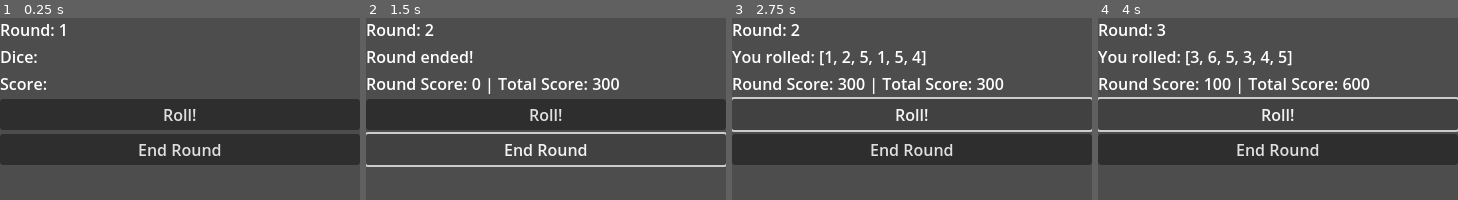
Above: before the commit, frames 1-4 (left to right).
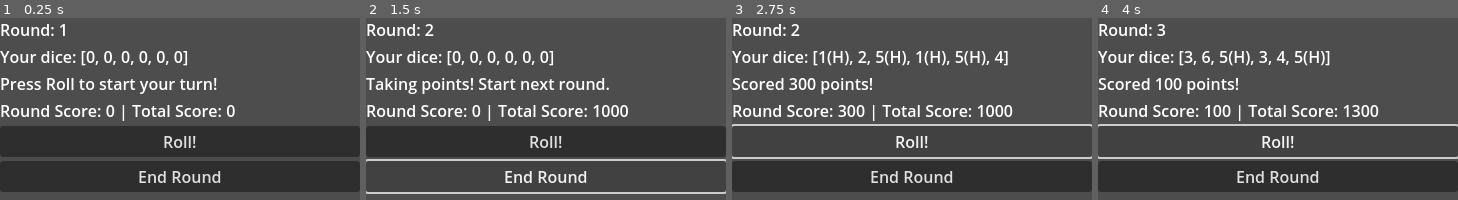
Above: after the commit, the same moments.

Repository: mdcoxe/mobile_farkle
Game: Godot game, scene res://Main.tscn
Two runs of this game, one before a commit and one after it. Both use one fixed random seed, a clock stepped at 60 frames per second and the inputs below. Before the commit the project starts from res://control.tscn.
Inputs:
- Up to frame 1 (0.25 s): no input
- Up to frame 2 (1.5 s): click "Roll!" at 0.5 s; click "End Round" at 1.25 s
- Up to frame 3 (2.75 s): click "Roll!" at 2 s
- Up to frame 4 (4 s): click "End Round" at 2.75 s; click "Roll!" at 3.5 s

The runs differ from the first frame. In frame 1, 38% of the frame differs, in the area x 0-100%, y 18-96%; in frame 2, 26%; in frame 3, 29%; in frame 4, 28%.

Commit message:
added in remaining logic for scoring and managing the dice rolls

Diff:
--- /dev/null
+++ b/Main.tscn
@@ -0,0 +1,57 @@
+[gd_scene load_steps=3 format=3 uid="uid://bnfqd0l5j6hjy"]
+
+[ext_resource type="Script" path="res://Scripts/game_manager.gd" id="1_nvnyk"]
+[ext_resource type="Script" path="res://Scripts/scoring_manager.gd" id="2_uvnr1"]
+
+[node name="Main" type="Control"]
+layout_mode = 3
+anchors_preset = 15
+anchor_right = 1.0
+anchor_bottom = 1.0
+grow_horizontal = 2
+grow_vertical = 2
+
+[node name="VBoxContainer" type="VBoxContainer" parent="."]
+layout_mode = 1
+anchors_preset = 15
+anchor_right = 1.0
+anchor_bottom = 1.0
+grow_horizontal = 2
+grow_vertical = 2
+
+[node name="RoundLabel" type="Label" parent="VBoxContainer"]
+layout_mode = 2
+text = "Round: 1"
+
+[node name="DiceLabel" type="Label" parent="VBoxContainer"]
+layout_mode = 2
+text = "Dice:
+"
+
+[node name="StatusLabel" type="Label" parent="VBoxContainer"]
+layout_mode = 2
+text = "Status:"
+
+[node name="ScoreLabel" type="Label" parent="VBoxContainer"]
+layout_mode = 2
+text = "Score:"
+
+[node name="RollButton" type="Button" parent="VBoxContainer"]
+layout_mode = 2
+text = "Roll!"
+
+[node name="EndRollButton" type="Button" parent="VBoxContainer"]
+layout_mode = 2
+text = "End Round
+"
+
+[node name="Managers" type="Node" parent="."]
+
+[node name="GameManager" type="Node" parent="Managers"]
+script = ExtResource("1_nvnyk")
+
+[node name="ScoringManager" type="Node" parent="Managers"]
+script = ExtResource("2_uvnr1")
+
+[connection signal="pressed" from="VBoxContainer/RollButton" to="Managers/GameManager" method="_on_roll_button_pressed"]
+[connection signal="pressed" from="VBoxContainer/EndRollButton" to="Managers/GameManager" method="_on_end_button_pressed"]
--- a/Scripts/game_manager.gd
+++ b/Scripts/game_manager.gd
@@ -1,39 +1,127 @@
 extends Node
 
-@onready var roll_button: Button = $"../VBoxContainer/RollButton"
-@onready var end_roll_button: Button = $"../VBoxContainer/EndRollButton"
-@onready var dice_label: Label = $"../VBoxContainer/DiceLabel"
-@onready var score_label: Label = $"../VBoxContainer/ScoreLabel"
-@onready var round_label: Label = $"../VBoxContainer/RoundLabel"
+@onready var roll_button: Button = $"../../VBoxContainer/RollButton"
+@onready var end_roll_button: Button = $"../../VBoxContainer/EndRollButton"
+@onready var dice_label: Label = $"../../VBoxContainer/DiceLabel"
+@onready var score_label: Label = $"../../VBoxContainer/ScoreLabel"
+@onready var round_label: Label = $"../../VBoxContainer/RoundLabel"
+@onready var status_label: Label = $"../../VBoxContainer/StatusLabel"
+@onready var scoring_manager: Node = $"../ScoringManager"
 
 var current_round_score = 0
 var total_score = 0
 var round = 1
+var farkled = false
+
+# Represents all 6 dice. Each element will be a dictionary:
+# { "value": int, "is_held": bool }
+var all_dice: Array = []
 
 func _ready():
-	pass
+	for i in range(6):
+		all_dice.append({"value": 0, "is_held": false})
+	status_label.text = "Press Roll to start your turn!"
+
+	_reset_round()
+	_update_display()
+
+func _reset_round():
+	current_round_score = 0
+	farkled = false
+	for die_data in all_dice:
+		die_data.value = 0
+		die_data.is_held = false
+
+	round_label.text = "Round: " + str(round)
+	score_label.text = "Round Score: 0 | Total Score: %s" % total_score
+	roll_button.disabled = false
+	end_roll_button.disabled = false
+
+func _update_display():
+	var dice_display_text = "Your dice: ["
+	var first = true
+	for die_data in all_dice:
+		if not first:
+			dice_display_text += ", "
+		dice_display_text += str(die_data.value)
+		if die_data.is_held:
+			dice_display_text += "(H)"
+		first = false
+	dice_display_text += "]"
+	dice_label.text = dice_display_text
+
+	score_label.text = "Round Score: %s | Total Score: %s" % [current_round_score, total_score]
 
 func _on_roll_button_pressed():
-	var dice = []
-	for i in range(6):
-		dice.append(randi_range(1,6))
-	dice_label.text = "You rolled: " + str(dice)
+	status_label.text = "Rolling!!"
 
-#	Temp scoring
-	var roll_score = 0
-	for d in dice:
-		if d ==1:
-			roll_score += 100
-		elif d ==5:
-			roll_score += 50
+	var dice_to_score_this_roll: Array = []
+
+	var all_dice_are_held = true
+	for die_data in all_dice:
+		if not die_data.is_held:
+			all_dice_are_held = false
+			break
+
+	if all_dice_are_held:
+		status_label.text = "Hot Dice! Rolling all 6 again!"
+		for die_data in all_dice:
+			die_data.is_held = false
+
+	for die_data in all_dice:
+		if not die_data.is_held:
+			die_data.value = randi_range(1, 6)
+		dice_to_score_this_roll.append(die_data.value)
+
+	_update_display()
+
+
+	var unheld_dice_values: Array = []
+	for die_data in all_dice:
+		if not die_data.is_held:
+			unheld_dice_values.append(die_data.value)
+
+	var result = scoring_manager.calculate_score(unheld_dice_values)
+	var roll_score = result["score"]
+	var used_dice_from_unheld = result["used_dice"]
+
+	if roll_score == 0:
+		farkled = true
+		status_label.text = "Farkle! No score this round."
+		current_round_score = 0
+		_on_end_button_pressed()
+		return
+
 	current_round_score += roll_score
 
-	score_label.text = "Round Score: %s | Total Score: %s" % [current_round_score, total_score]
+	var temp_used_dice = used_dice_from_unheld.duplicate()
+	for die_data in all_dice:
+		if not die_data.is_held:
+			if temp_used_dice.has(die_data.value):
+				die_data.is_held = true
+				var index_to_remove = temp_used_dice.find(die_data.value)
+				if index_to_remove != -1:
+					temp_used_dice.remove_at(index_to_remove)
+
+	_update_display()
+	status_label.text = "Scored " + str(roll_score) + " points!"
 
 func _on_end_button_pressed():
 	total_score += current_round_score
 	round += 1
-	current_round_score = 0
-	dice_label.text = "Round ended!"
-	round_label.text = "Round: "+ str(round)
-	score_label.text = "Round Score: 0 | Total Score: %s" % total_score
+
+
+	if WinManager.check_win(total_score):
+		status_label.text = "Congrats! You won!!"
+		score_label.text = "Final Score: %s" % total_score
+		roll_button.disabled = true
+		end_roll_button.disabled = true
+		return
+
+	if farkled:
+		status_label.text = "Farkled! Your round score was lost."
+	else:
+		status_label.text = "Taking points! Start next round."
+
+	_reset_round()
+	_update_display()
--- /dev/null
+++ b/Scripts/scoring_manager.gd
@@ -0,0 +1,175 @@
+extends Node
+
+var scoring_values = {
+	"six_of_a_kind": 3000,
+	"five_of_a_kind": 2000,
+	"four_of_a_kind": 1000,
+	"three_pairs": 1500,
+	"six_dice_straight": 1500,
+	"four_and_a_pair": 1500,
+	"two_triples": 2500,
+	"three_of_a_kind_1": 1000,
+	"three_of_a_kind": 100,
+	"single_1": 100,
+	"single_5": 50,
+}
+
+func calculate_score(dice:Array)-> Dictionary:
+	var counts: Dictionary = {}
+	for d in dice:
+		counts[d] = counts.get(d,0) +1
+	var total_score =0
+	var used_dice: Array = []
+	#
+	total_score += _six_of_a_kind(counts, used_dice)
+	total_score += _six_dice_straight(counts, used_dice)
+	total_score += _five_of_a_kind(counts, used_dice)
+	total_score += _four_and_a_pair(counts, used_dice)
+	total_score += _four_of_a_kind(counts, used_dice)
+	total_score += _two_triples(counts, used_dice)
+	total_score += _three_pairs(counts, used_dice)
+	total_score += _three_of_a_kind(counts, used_dice)
+	total_score += _individual_ones_and_fives(counts, used_dice)
+
+	return {
+		"score": total_score,
+		"used_dice": used_dice,
+	}
+
+# === RULES ===
+
+func _three_pairs(counts: Dictionary, used_dice: Array) -> int:
+	var score = 0
+	var pairs: Array = []
+	for num in counts.keys():
+		if counts[num] == 2:
+			pairs.append(num)
+	if pairs.size() == 3:
+		score = scoring_values["three_pairs"]
+		for num in pairs:
+			for i in range(2):
+				used_dice.append(num)
+			counts[num] -= 2
+			if counts[num] == 0:
+				counts.erase(num)
+	return score
+
+func _two_triples(counts: Dictionary, used_dice: Array) -> int:
+	var score = 0
+	var triples: Array = []
+	for num in counts.keys():
+		if counts[num] == 3:
+			triples.append(num)
+	if triples.size() == 2:
+		score = scoring_values["two_triples"]
+		for num in triples:
+			for i in range(3):
+				used_dice.append(num)
+			counts[num] -= 3
+			if counts[num] == 0:
+				counts.erase(num)
+	return score
+
+func _six_dice_straight(counts: Dictionary, used_dice: Array) -> int:
+	var score = 0
+	var straight = true
+	for num in range(1, 7):
+		if not counts.has(num) or counts[num] < 1:
+			straight = false
+			break
+	if straight:
+		score = scoring_values["six_dice_straight"]
+		for num in range(1,7):
+			used_dice.append(num)
+			counts[num] -= 1
+			if counts[num] == 0:
+				counts.erase(num)
+	return score
+
+func _three_of_a_kind(counts: Dictionary, used_dice: Array) -> int:
+	var score = 0
+	for num in counts.keys():
+		if counts[num] >= 3:
+			if num == 1:
+				score += scoring_values["three_of_a_kind_1"]
+			else:
+				score += num * scoring_values["three_of_a_kind"]
+			for i in range(3):
+				used_dice.append(num)
+			counts[num] -= 3
+			if counts[num] == 0:
+				counts.erase(num)
+	return score
+
+func _four_of_a_kind(counts: Dictionary, used_dice: Array) -> int:
+	var score = 0
+	for num in counts.keys():
+		if counts[num] >= 4:
+			score = scoring_values["four_of_a_kind"]
+			for i in range(4):
+				used_dice.append(num)
+			counts[num] -= 4
+			if counts[num] == 0:
+				counts.erase(num)
+	return score
+
+func _five_of_a_kind(counts: Dictionary, used_dice: Array) -> int:
+	var score = 0
+	for num in counts.keys():
+		if counts[num] >= 5:
+			score = scoring_values["five_of_a_kind"]
+			for i in range(5):
+				used_dice.append(num)
+			counts[num] -= 5
+			if counts[num] == 0:
+				counts.erase(num)
+	return score
+
+func _six_of_a_kind(counts: Dictionary, used_dice: Array) -> int:
+	var score = 0
+	for num in counts.keys():
+		if counts[num] == 6:
+			score = scoring_values["six_of_a_kind"]
+			for i in range(6):
+				used_dice.append(num)
+			counts[num] -= 6
+			if counts[num] == 0:
+				counts.erase(num)
+	return score
+
+func _four_and_a_pair(counts: Dictionary, used_dice: Array) -> int:
+	var score = 0
+	var four_of_a_kind: Array = []
+	var pair: Array = []
+	for num in counts.keys():
+		if counts[num] == 4:
+			four_of_a_kind.append(num)
+		elif counts[num] == 2:
+			pair.append(num)
+	if four_of_a_kind.size() > 0 and pair.size() > 0:
+		score = scoring_values["four_and_a_pair"]
+		for i in range(4):
+			used_dice.append(four_of_a_kind[0])
+		counts[four_of_a_kind[0]] -= 4
+		if counts[four_of_a_kind[0]] == 0:
+			counts.erase(four_of_a_kind[0])
+
+		for i in range(2):
+			used_dice.append(pair[0])
+		counts[pair[0]] -= 2
+		if counts[pair[0]] == 0:
+			counts.erase(pair[0])
+	return score
+
+func _individual_ones_and_fives(counts: Dictionary, used_dice: Array) -> int:
+	var score = 0
+	for num in [1, 5]:
+		if counts.has(num):
+			if num == 1:
+				score += counts[num] * scoring_values["single_1"]
+			else:
+				score += counts[num] * scoring_values["single_5"]
+			for i in range(counts[num]):
+				used_dice.append(num)
+			counts.erase(num)
+	return score
--- /dev/null
+++ b/Scripts/win_manager.gd
@@ -0,0 +1,6 @@
+extends Node
+
+var winning_score = 10000
+
+func check_win(total_score: int) -> bool:
+	return total_score >= winning_score
--- a/control.tscn
+++ /dev/null
@@ -1,47 +0,0 @@
-[gd_scene load_steps=2 format=3 uid="uid://bnfqd0l5j6hjy"]
-
-[ext_resource type="Script" path="res://Scripts/game_manager.gd" id="1_j1osr"]
-
-[node name="Control" type="Control"]
-layout_mode = 3
-anchors_preset = 15
-anchor_right = 1.0
-anchor_bottom = 1.0
-grow_horizontal = 2
-grow_vertical = 2
-
-[node name="GameManager" type="Node" parent="."]
-script = ExtResource("1_j1osr")
-
-[node name="VBoxContainer" type="VBoxContainer" parent="."]
-layout_mode = 1
-anchors_preset = 15
-anchor_right = 1.0
-anchor_bottom = 1.0
-grow_horizontal = 2
-grow_vertical = 2
-
-[node name="RoundLabel" type="Label" parent="VBoxContainer"]
-layout_mode = 2
-text = "Round: 1"
-
-[node name="DiceLabel" type="Label" parent="VBoxContainer"]
-layout_mode = 2
-text = "Dice:
-"
-
-[node name="ScoreLabel" type="Label" parent="VBoxContainer"]
-layout_mode = 2
-text = "Score:"
-
-[node name="RollButton" type="Button" parent="VBoxContainer"]
-layout_mode = 2
-text = "Roll!"
-
-[node name="EndRollButton" type="Button" parent="VBoxContainer"]
-layout_mode = 2
-text = "End Round
-"
-
-[connection signal="pressed" from="VBoxContainer/RollButton" to="GameManager" method="_on_roll_button_pressed"]
-[connection signal="pressed" from="VBoxContainer/EndRollButton" to="GameManager" method="_on_end_button_pressed"]
--- a/project.godot
+++ b/project.godot
@@ -11,9 +11,13 @@
 [application]
 
 config/name="mobile_farkle"
-run/main_scene="res://control.tscn"
+run/main_scene="res://Main.tscn"
 config/features=PackedStringArray("4.3", "Mobile")
 config/icon="res://icon.svg"
+
+[autoload]
+
+WinManager="*res://Scripts/win_manager.gd"
 
 [display]
 
